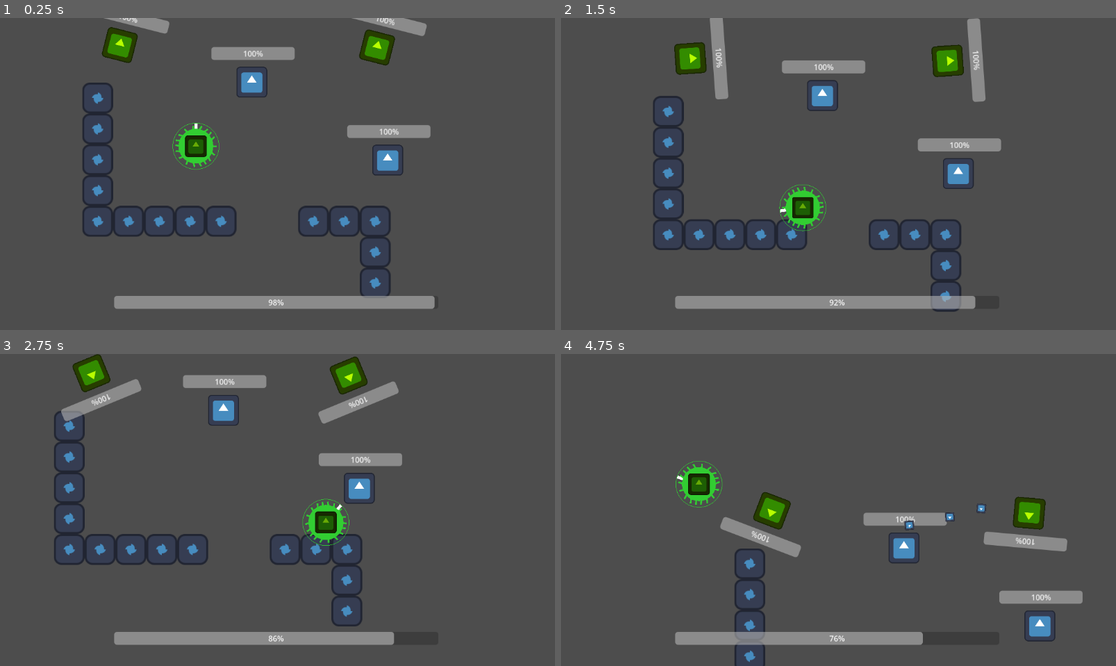
Above: before the commit, frames 1-4 (two rows, left to right).
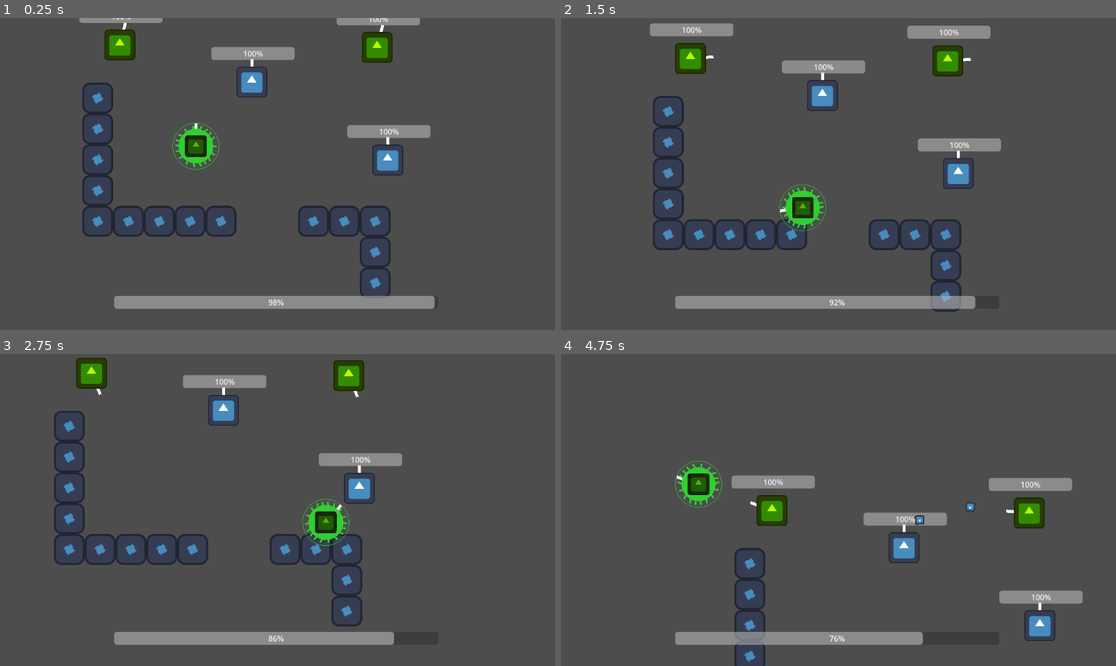
Above: after the commit, the same moments.

Repository: goldchees/wild-jam-83
Game: Godot game, scene res://test.tscn
Same seed, same stepped clock (60 frames per second), same inputs: the game is played once before the commit and once after it. The engine's default icon, where the game draws it, is replaced by a stand-in: a white triangle on a blue panel in a dark square.
Inputs (mouse positions are in pixels of both pictures, inside the frame that each line leads up to):
- Up to frame 1 (0.25 s): no input
- Up to frame 2 (1.5 s): move the mouse to (794, 158) at 0.52 s; hold D (move_right) 0.53-1.28 s; tap Space (action_1) at 0.6 s; move the mouse to (727, 189) at 1.27 s; hold S (move_down) from 1.28 s (still down); tap Q (action_2) at 1.35 s
- Up to frame 3 (2.75 s): move the mouse to (333, 441) at 2.02 s; release S (move_down) at 2.03 s; hold D (move_right) from 2.03 s (still down); tap Space (action_1) at 2.1 s
- Up to frame 4 (4.75 s): move the mouse to (810, 572) at 2.77 s; release D (move_right) at 2.78 s; hold W (move_up) 2.78-3.53 s; tap Q (action_2) at 2.85, 4.35 s; move the mouse to (1005, 556) at 3.52 s; hold A (move_left) from 3.53 s (still down); tap Space (action_1) at 3.6 s; move the mouse to (672, 463) at 4.27 s

The runs differ from the first frame. In frame 1, 1.0% of the frame differs, in the area x 14-77%, y 0-41%; in frame 2, 2.3%; in frame 3, 1.8%; in frame 4, 3.3%, in the area x 20-93%, y 34-97%.

Commit message:
fixed guards rotating

Diff:
--- a/scripts/actor.gd
+++ b/scripts/actor.gd
@@ -9,6 +9,10 @@
 
 var is_possessed : bool = false
 
+var aim: Vector2 = Vector2.UP
+
+func aim_at(vector: Vector2):
+	aim = global_position.direction_to(vector)
 
 func _process(delta):
 	if energy > max_energy:
@@ -16,6 +20,7 @@
 	if energy <= 0 && !died:
 		die()
 	update_energy_bar()
+	queue_redraw()
 
 
 func lose_energy():
@@ -34,3 +39,7 @@
 func update_energy_bar():
 	if (energy_bar):
 		energy_bar.value = energy
+
+func _draw():
+	# if (!is_possessed):
+		draw_line(Vector2.ZERO,aim * 48,Color.WHITE, 6.0)
--- a/scripts/bullet.gd
+++ b/scripts/bullet.gd
@@ -1,4 +1,5 @@
 extends Area2D
+class_name Bullet
 @export var speed = 300
 
 func _process(delta: float) -> void:
--- a/scripts/enemy_guard.gd
+++ b/scripts/enemy_guard.gd
@@ -13,6 +13,8 @@
 	super(delta)
 	if self.is_possessed:
 		return
+
+	raycast_holder.look_at(global_position + aim)
 	raycast_detection()
 
 func raycast_detection() -> void:
--- a/scripts/player.gd
+++ b/scripts/player.gd
@@ -8,7 +8,6 @@
 var reach_action = "action_1"
 var action2 = "action_2"
 
-var aim := Vector2.UP
 var reach = 200
 
 var tentacle_tip: Vector2
--- a/scripts/states/guard/guard_attack.gd
+++ b/scripts/states/guard/guard_attack.gd
@@ -11,15 +11,16 @@
 
 func handle_physics_process(_delta: float) -> void:
 	if guard.target != null:
-		guard.look_at(guard.target.position)
+		guard.aim_at(guard.target.position)
 
 func enter_state(previous_state : String, data := {}) -> void:
 	bullet_timer.start(0.0)
 
 func _on_bullet_timer_timeout() -> void:
 	if guard.target != null:
-		var bullet_scene = Bullet.instantiate()
+		var bullet_scene: Bullet = Bullet.instantiate()
 		get_tree().root.add_child(bullet_scene)
-		bullet_scene.global_transform = bullet_marker.global_transform
+		bullet_scene.global_transform = guard.raycast_holder.global_transform
+		bullet_scene.global_position = guard.global_position + guard.aim * 48
 		bullet_timer.wait_time = randf_range(0.2, 0.5)
 		bullet_timer.start()
--- a/scripts/states/guard/guard_follow.gd
+++ b/scripts/states/guard/guard_follow.gd
@@ -24,7 +24,7 @@
 		print("EnterAttackState")
 
 func handle_physics_process(delta: float) -> void:
-	guard.look_at(guard.target.position)
+	guard.aim_at(guard.target.position)
 	if guard.global_position.distance_to(guard.target.global_position) > 150:
 		guard.global_position = guard.global_position.move_toward(guard.target.global_position, guard.speed * delta)
 		guard.move_and_slide()
--- a/scripts/states/guard/guard_idle.gd
+++ b/scripts/states/guard/guard_idle.gd
@@ -8,7 +8,7 @@
 
 func handle_physics_process(delta: float) -> void:
 	if guard.pathway == null:
-		guard.rotate(1 * delta)
+		guard.aim = guard.aim.rotated(1 * delta)
 	else:
 		pass
 	guard.current_position = guard.global_position
Not shown, changed: .gitignore
